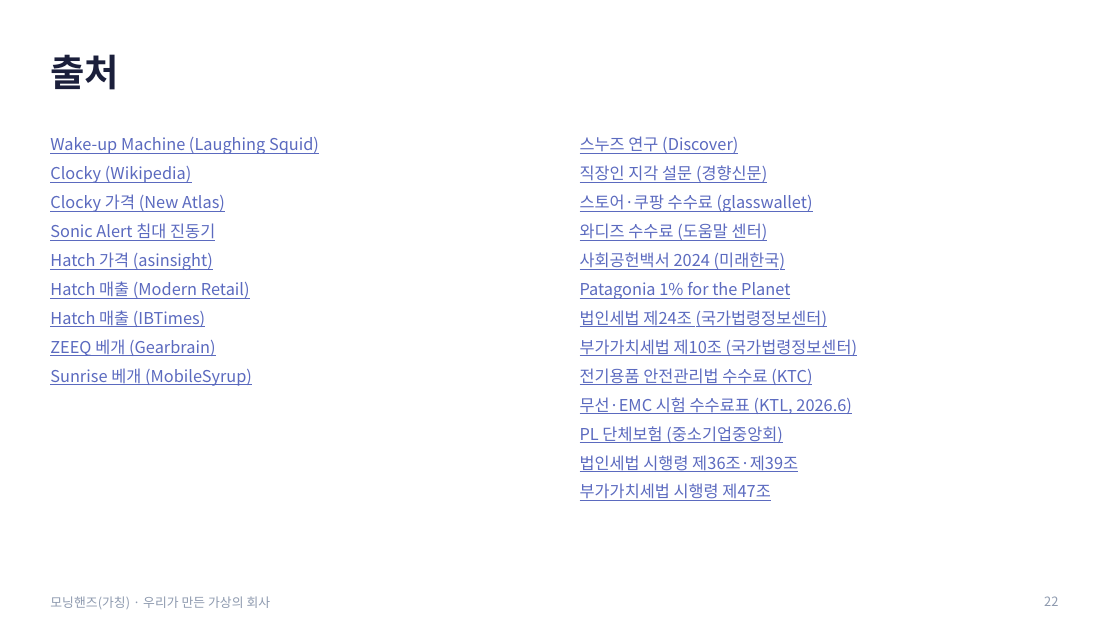
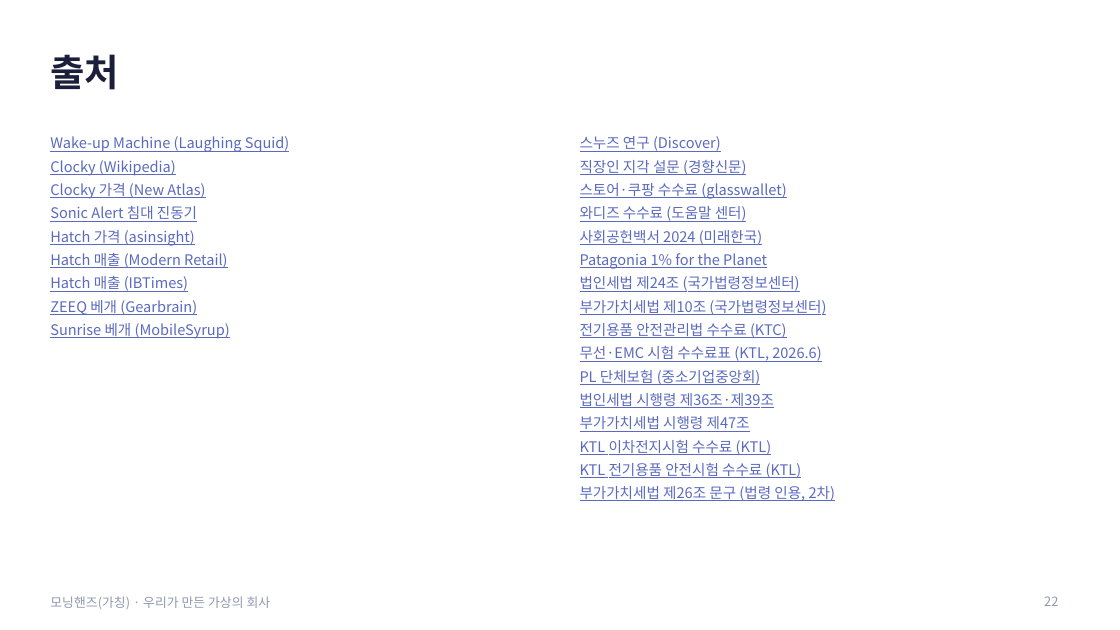
Before and after one commit to g975682-source/-, a slide deck: slide 22 of MorningHands_Student_Presentation.pptx. Drawn at 1120x630 pixels with LibreOffice and Linux fonts; fonts in the diff are those of the drawing. Boxes give left, top, right and bottom in pixels: in the first picture for what was removed or moved away, otherwise in the second. Text is boxed around its words. In the diff, an @@ line names an element or a change of style, - is before the commit and + after.

```diff
--- a/MorningHands_Student_Presentation.pptx
+++ b/MorningHands_Student_Presentation.pptx
@@ text "Wake-up Machine (Laughing Squid)" at [50, 136, 289, 339]: size 14 to 12.5 pt; less space between paragraphs @@
@@ text at [580, 136, 826, 432]: size 14 to 12.5 pt in "스누즈 연구 (Discover)", "직장인 지각 설문 (경향신문)", "스토어·쿠팡 수수료 (glasswallet)", "와디즈 수수료 (도움말 센터)" and 9 more places; less space between paragraphs @@
@@ text at [580, 440, 835, 501]: paragraphs added @@
+KTL 이차전지시험 수수료 (KTL)
+KTL 전기용품 안전시험 수수료 (KTL)
+부가가치세법 제26조 문구 (법령 인용, 2차)
```
Also in this commit, not shown: 1 other slide changed, 2 other files.
